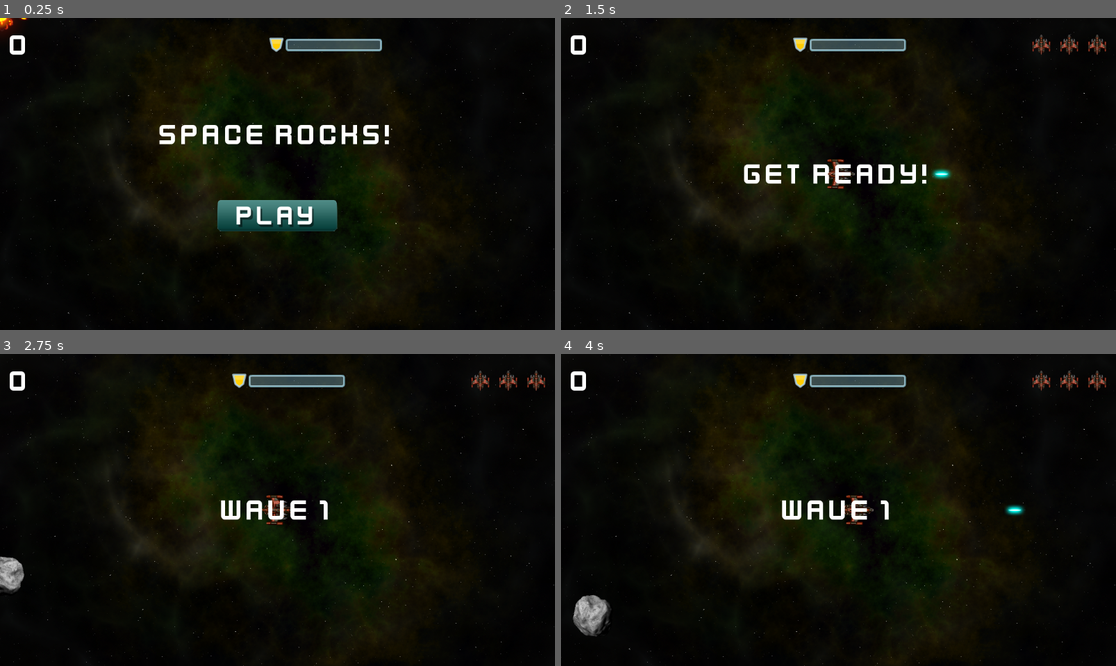
Above: before the commit, frames 1-4 (two rows, left to right).
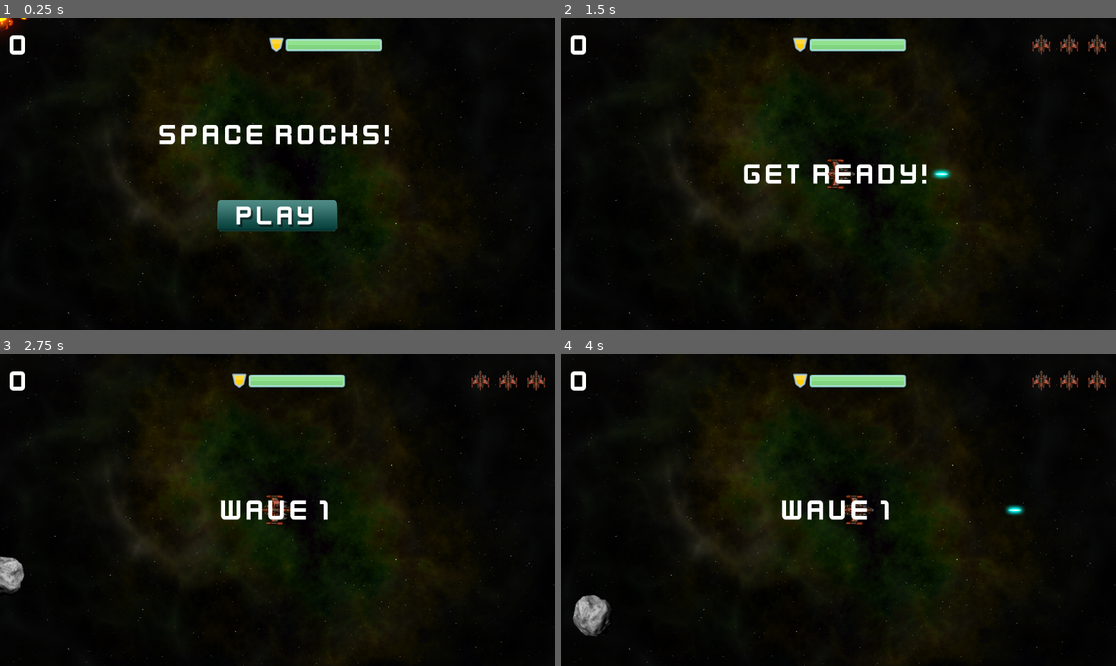
Above: after the commit, the same moments.

Repository: zenoplex/space-rocks
Game: Godot game, scene res://Main/main.tscn
Same seed, same stepped clock (60 frames per second), same inputs: the game is played once before the commit and once after it.
Inputs (mouse positions are in pixels of both pictures, inside the frame that each line leads up to):
- Up to frame 1 (0.25 s): no input
- Up to frame 2 (1.5 s): click (838, 214) at 0.5 s; tap Enter at 1.25 s; hold D (rotate_right) from 1.28 s (still down); hold Space (shoot) from 1.28 s (still down)
- Up to frame 3 (2.75 s): release D (rotate_right) at 2.03 s; release Space (shoot) at 2.03 s; hold A (rotate_left) from 2.03 s (still down); tap Space (shoot) at 2.1 s
- Up to frame 4 (4 s): release A (rotate_left) at 2.78 s; hold D (rotate_right) 2.78-3.53 s; hold Space (shoot) 2.78-3.53 s; hold W (thrust) from 3.53 s (still down); tap Space (shoot) at 3.6 s

The runs differ from the first frame. In frame 1, 0.7% of the frame differs, in the area x 51-69%, y 6-11%; in frame 2, 0.7%; in frame 3, 0.7%; in frame 4, 0.7%.

Commit message:
feat: Add shield update to main

Diff:
--- a/Main/main.gd
+++ b/Main/main.gd
@@ -107,3 +107,6 @@
 
 func _on_player_lives_changed(lives: int) -> void:
 	hud.update_lives(lives)
+
+func _on_player_shield_changed(value: float) -> void:
+	hud.update_shield(value)
--- a/Main/main.tscn
+++ b/Main/main.tscn
@@ -39,4 +39,5 @@
 
 [connection signal="start_game" from="HUD" to="." method="_on_hud_start_game"]
 [connection signal="lives_changed" from="Player" to="." method="_on_player_lives_changed"]
+[connection signal="shield_changed" from="Player" to="." method="_on_player_shield_changed"]
 [connection signal="timeout" from="EnemySpawnTimer" to="." method="_on_enemy_spawn_timer_timeout"]
